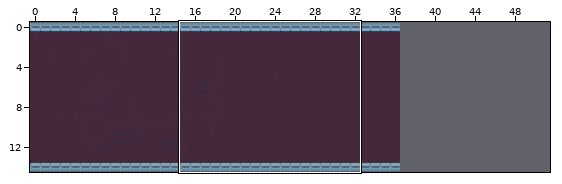
A Tiled map gets an edit: gamedata/level.tmx. Above, an overview of the earlier version with the close-up marked.
Close-up. Earlier state:
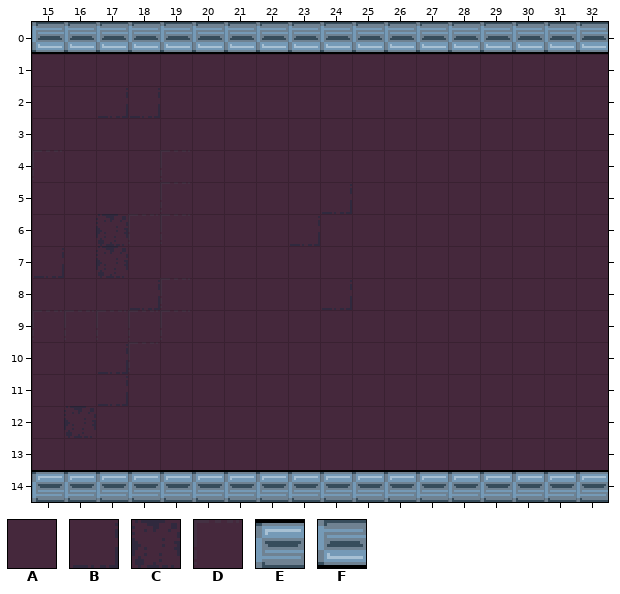
Cells are 16x16 px. Shown: x 15..32, y 0..14. The commit also changed other parts of the map, which this record leaves out.
Key: from "tileset1": A 1, B 2, C 3, D 4, E 5, F 21.
_ is an empty cell.
Layer "Kachelebene 1" before, first column x 15:
 0 FFFFFFFFFFFFFFFFFF
 1 AAAAAAAAAAAAAAAAAA
 2 AABBAAAAAAAAAAAAAA
 3 AAAAAAAAAAAAAAAAAA
 4 DAAADAAAAAAAAAAAAA
 5 AAAADAAAABAAAAAAAA
 6 AACDDAAABAAAAAAAAA
 7 BACAAAAAAAAAAAAAAA
 8 AAABDAAAABAAAAAAAA
 9 DDDDDAAAAAAAAAAAAA
10 AABDAAAAAAAAAAAAAA
11 AABAAAAAAAAAAAAAAA
12 ACAAAAAAAAAAAAAAAA
13 AAAAAAAAAAAAAAAAAA
14 EEEEEEEEEEEEEEEEEE
After the commit:
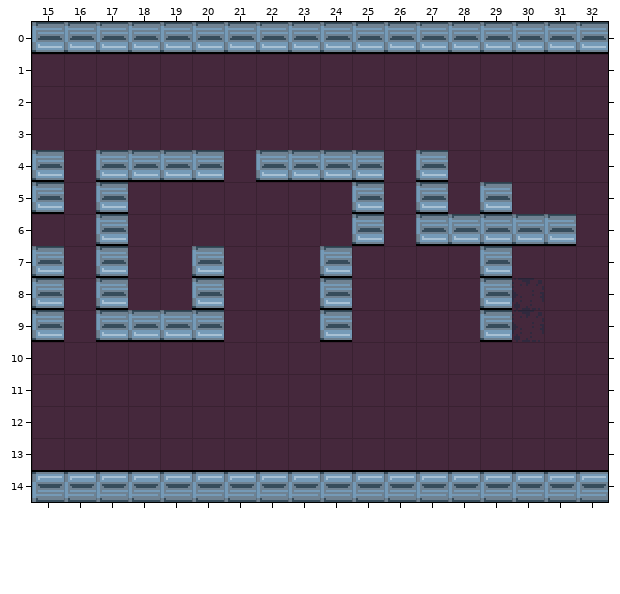
Changes in this commit:
Changed rows in their new state; . is an unchanged cell.
Layer "Kachelebene 1":
first column x 15:
 2 ..AA.............
 4 F.FFFF.FFFF.F....
 5 F.F......AF.F.F..
 6 ..F.....A.F.FFFFF
 7 F.F..F...F....F..
 8 F.FA.F...F....FC.
 9 F.FFFF...F....FC.
10 ..A..............
11 ..A..............
12 .A...............
Where, in picture pixels (left, top, right, bottom), the same in both close-ups:
changed: (98, 88, 160, 118)
changed: (32, 150, 64, 214)
changed: (64, 150, 224, 438)
changed: (256, 150, 384, 342)
changed: (416, 150, 576, 342)
changed: (32, 246, 64, 342)
